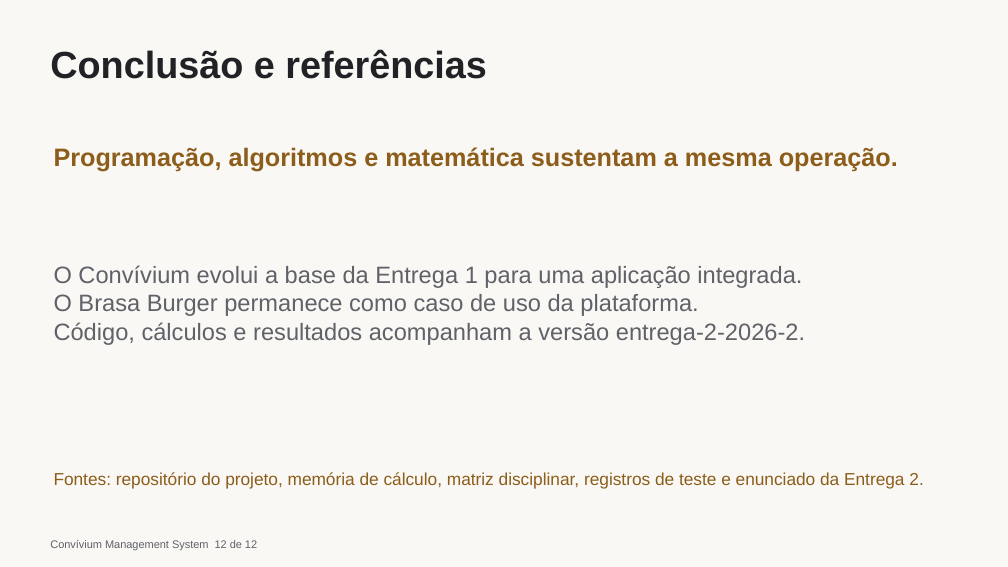
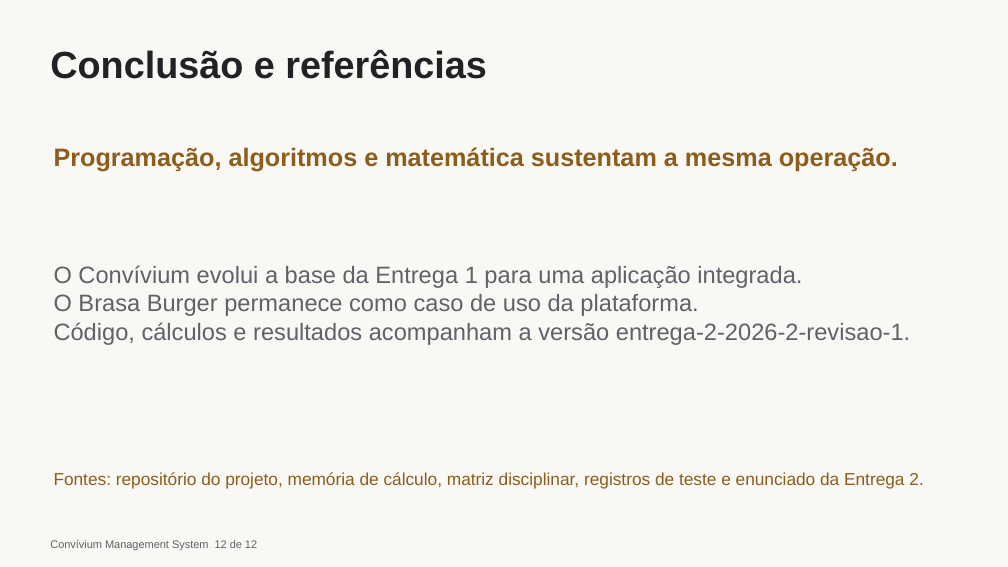
Before and after one commit to terpsandlups/BRASA_BURGER_CRUD_ERP, a slide deck: slide 12 of Slides/Entrega-2/Convivium-Entrega-2.pptx. Drawn at 1008x567 pixels with LibreOffice and Linux fonts; fonts in the diff are those of the drawing. Boxes give left, top, right and bottom in pixels: in the first picture for what was removed or moved away, otherwise in the second. Text is boxed around its words. In the diff, an @@ line names an element or a change of style, - is before the commit and + after.

Commit message:
Fecha revisao da Entrega 2 com portal publico e material da aula

```diff
--- a/Slides/Entrega-2/Convivium-Entrega-2.pptx
+++ b/Slides/Entrega-2/Convivium-Entrega-2.pptx
@@ text at box(54, 322, 910, 345): text changed @@
-Código, cálculos e resultados acompanham a versão entrega-2-2026-2.
+Código, cálculos e resultados acompanham a versão entrega-2-2026-2-revisao-1.
```
Also in this commit, not shown: 4 other slides changed, 39 other files.
